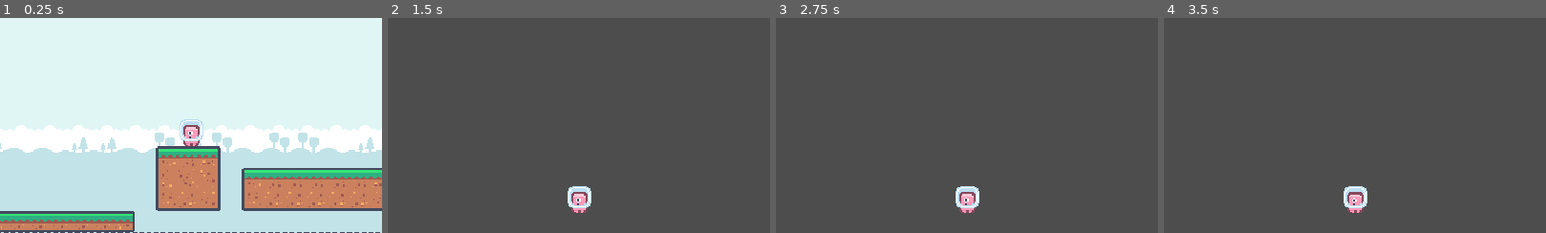
Above: before the commit, frames 1-4 (left to right).
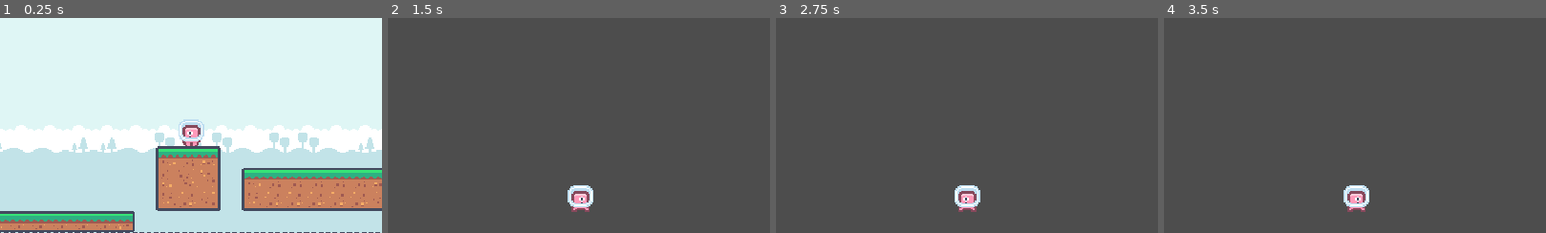
Above: after the commit, the same moments.

Repository: amusci/4FunGames
Game: Godot game, scene res://levels/pixel_platformer_test_level.tscn
Two runs of this game, one before a commit and one after it. Both use one fixed random seed, a clock stepped at 60 frames per second and the inputs below.
Inputs (mouse positions are % of the whole screen's width and height, from its top left):
- Up to frame 1 (0.25 s): no input
- Up to frame 2 (1.5 s): tap Enter at 0.5 s; move the mouse to (72, 45) at 0.52 s; hold Space (jump) 0.53-1.28 s; hold D (move_right) from 0.53 s (still down); move the mouse to (30, 55) at 1.27 s; click (30, 55) at 1.35 s
- Up to frame 3 (2.75 s): tap Space (jump) at 1.52, 1.55, 1.82, 2 s; move the mouse to (60, 28) at 2.02 s; release D (move_right) at 2.03 s; hold A (move_left) from 2.03 s (still down); hold Space (jump) from 2.03 s (still down)
- Up to frame 4 (3.5 s): tap Enter at 2.75 s; move the mouse to (45, 70) at 2.77 s; release A (move_left) at 2.78 s; release Space (jump) at 2.78 s; hold D (move_right) from 2.78 s (still down); click (45, 70) at 2.85 s; tap Space (jump) at 3.02, 3.05, 3.32 s
The pictures show only the part of the screen within x 25-75%, y 33-83%; the shares and areas given below are measured in that part.

The runs differ from the first frame. In frame 1, 0.2% of the frame differs, in the area x 46-54%, y 47-60%; in frame 2, 0.5%; in frame 3, 0.4%; in frame 4, 0.5%, in the area x 47-54%, y 77-91%.

Commit message:
simple animations
https://youtu.be/7IBWfNDgWds

Diff:
--- a/Godot/playground/PixelPlatformer/Player/player.gd
+++ b/Godot/playground/PixelPlatformer/Player/player.gd
@@ -12,33 +12,55 @@
 var jump_timer : float = 0
 var coyote_timer : float = 0
 
+@onready var sprite_2d = $Sprite2D
+@onready var animation_player = $AnimationPlayer
+
+
 
 func _physics_process(delta):
-	# Add the gravity.
-	if not is_on_floor() and not is_jumping:
-		velocity.y += gravity * gravity_multiplier * delta
-		coyote_timer += delta
-	else:
-		coyote_timer = 0
-
-	# Handle jump.
-	if Input.is_action_just_pressed("jump") and (is_on_floor() or coyote_timer < coyote_time):
-		velocity.y = jump_force
-		is_jumping = true
-	elif Input.is_action_pressed("jump") and is_jumping:
-		velocity.y = jump_force
-
-	if is_jumping and Input.is_action_pressed("jump") and jump_timer < jump_time:
-		jump_timer += delta
-	else:
-		is_jumping = false
-		jump_timer = 0
+	# Function called once per physics frame
+	player_jump(delta)
+	player_run(delta)
+	move_and_slide()
 
 
-	var direction = Input.get_axis("move_left", "move_right")
-	if direction:
-		velocity.x = direction * speed
+func player_run(delta):
+	var direction = Input.get_axis("move_left", "move_right") # Get left and right inputs
+	if direction: # If inputs exist
+		velocity.x = direction * speed # Add speed to that direction
 	else:
-		velocity.x = move_toward(velocity.x, 0, speed)
+		velocity.x = move_toward(velocity.x, 0, speed) # If no inputs, move towards 0 x velocity
 
-	move_and_slide()
+	if direction != 0:
+		if direction > 0: # If going right
+			sprite_2d.flip_h = true
+		else: # If going left
+			sprite_2d.flip_h = false
+	player_animations(direction) # call animations
+
+func player_jump(delta):
+	if not is_on_floor() and not is_jumping: # Apply gravity if not on the floor and not currently jumping
+		velocity.y += gravity * gravity_multiplier * delta # Apply gravity with multiplier
+		coyote_timer += delta # Increment coyote timer
+	else:
+		coyote_timer = 0 # Reset coyote timer if on the floor or jumping
+	if Input.is_action_just_pressed("jump") and (is_on_floor() or coyote_timer < coyote_time): # Check for jump
+		velocity.y = jump_force # Apply jump force
+		is_jumping = true # Set jumping flag to true
+	elif Input.is_action_pressed("jump") and is_jumping:
+		velocity.y = jump_force # Maintain jump force if jump button is held
+	if is_jumping and Input.is_action_pressed("jump") and jump_timer < jump_time: # Handle variable jump height based on button hold duration
+		jump_timer += delta # Increment jump timer
+	else:
+		is_jumping = false # End jumping if conditions are not met
+		jump_timer = 0 # Reset jump timer
+
+
+func player_animations(direction : float) -> void:
+	# Function handles all player animations
+	if abs(direction) > 0.1 and is_on_floor(): # If we are moving and on floor
+		animation_player.play("running") # Running animation
+	elif not is_on_floor(): # If we are in the air
+		animation_player.play("jump") # Jumping animation
+	else:
+		animation_player.play("idle") # Idle animation
--- a/Godot/playground/PixelPlatformer/Player/player.tscn
+++ b/Godot/playground/PixelPlatformer/Player/player.tscn
@@ -7,12 +7,86 @@
 radius = 24.0
 height = 48.0
 
+[sub_resource type="Animation" id="Animation_egp78"]
+resource_name = "idle"
+length = 2.0
+loop_mode = 1
+tracks/0/type = "value"
+tracks/0/imported = false
+tracks/0/enabled = true
+tracks/0/path = NodePath("Sprite2D:frame")
+tracks/0/interp = 1
+tracks/0/loop_wrap = true
+tracks/0/keys = {
+"times": PackedFloat32Array(0),
+"transitions": PackedFloat32Array(1),
+"update": 1,
+"values": [0]
+}
+
+[sub_resource type="Animation" id="Animation_g0fvo"]
+length = 0.001
+tracks/0/type = "value"
+tracks/0/imported = false
+tracks/0/enabled = true
+tracks/0/path = NodePath("Sprite2D:frame")
+tracks/0/interp = 1
+tracks/0/loop_wrap = true
+tracks/0/keys = {
+"times": PackedFloat32Array(0),
+"transitions": PackedFloat32Array(1),
+"update": 1,
+"values": [0]
+}
+
+[sub_resource type="Animation" id="Animation_5hq22"]
+resource_name = "jump"
+length = 2.0
+loop_mode = 1
+tracks/0/type = "value"
+tracks/0/imported = false
+tracks/0/enabled = true
+tracks/0/path = NodePath("Sprite2D:frame")
+tracks/0/interp = 1
+tracks/0/loop_wrap = true
+tracks/0/keys = {
+"times": PackedFloat32Array(0),
+"transitions": PackedFloat32Array(1),
+"update": 1,
+"values": [1]
+}
+
+[sub_resource type="Animation" id="Animation_cqhba"]
+resource_name = "running"
+length = 0.2
+loop_mode = 1
+tracks/0/type = "value"
+tracks/0/imported = false
+tracks/0/enabled = true
+tracks/0/path = NodePath("Sprite2D:frame")
+tracks/0/interp = 1
+tracks/0/loop_wrap = true
+tracks/0/keys = {
+"times": PackedFloat32Array(0, 0.1, 0.2),
+"transitions": PackedFloat32Array(1, 1, 1),
+"update": 1,
+"values": [0, 1, 0]
+}
+
+[sub_resource type="AnimationLibrary" id="AnimationLibrary_j2o44"]
+_data = {
+"RESET": SubResource("Animation_g0fvo"),
+"idle": SubResource("Animation_egp78"),
+"jump": SubResource("Animation_5hq22"),
+"running": SubResource("Animation_cqhba")
+}
+
 [node name="Player" type="CharacterBody2D"]
 scale = Vector2(0.5, 0.5)
 script = ExtResource("1_c77b4")
 
 [node name="Sprite2D" type="Sprite2D" parent="."]
-scale = Vector2(2, 2)
+scale = Vector2(2.15816, 1.90891)
 texture = ExtResource("1_x8vr3")
 hframes = 2
 region_enabled = true
@@ -25,3 +99,9 @@
 
 [node name="CollisionShape2D" type="CollisionShape2D" parent="."]
 shape = SubResource("CapsuleShape2D_013lo")
+
+[node name="AnimationPlayer" type="AnimationPlayer" parent="."]
+libraries = {
+"": SubResource("AnimationLibrary_j2o44")
+}
+autoplay = "idle"
Not shown: 1 places in Godot/playground/PixelPlatformer/Player/player.tscn that only renumber resources
